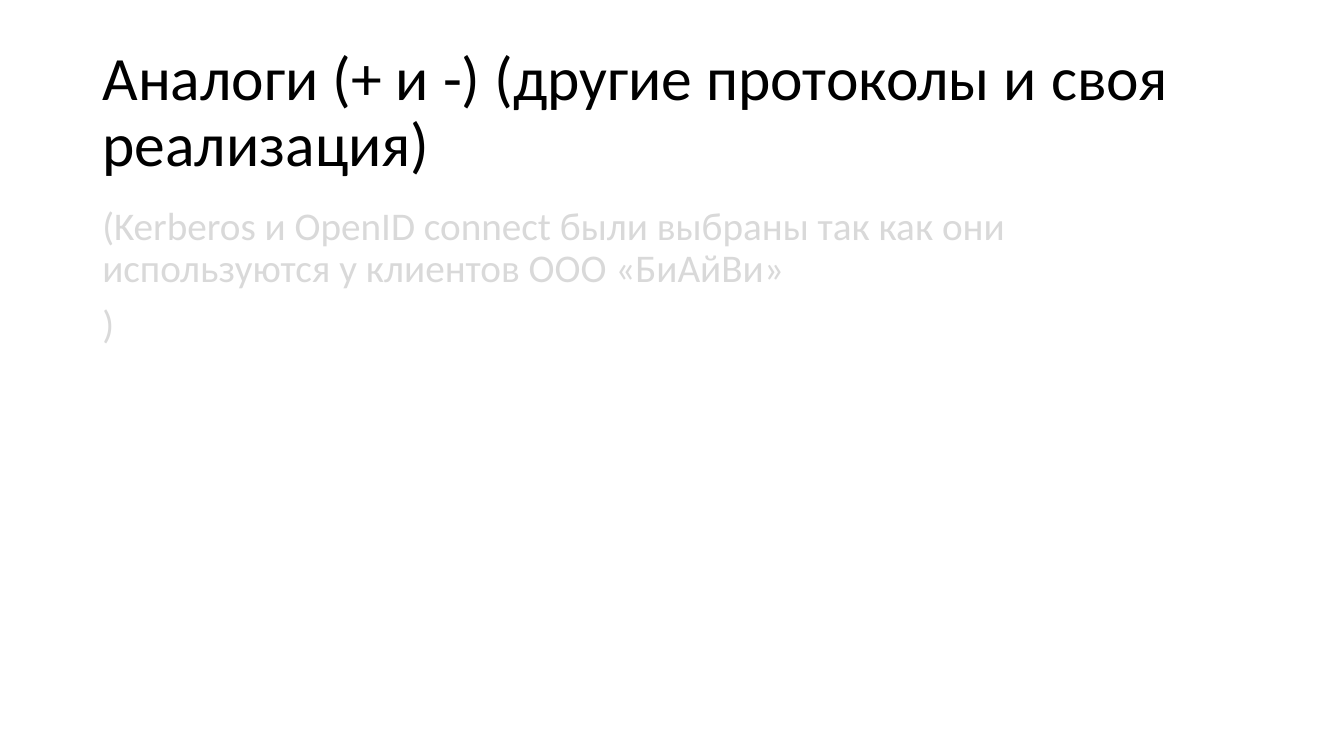
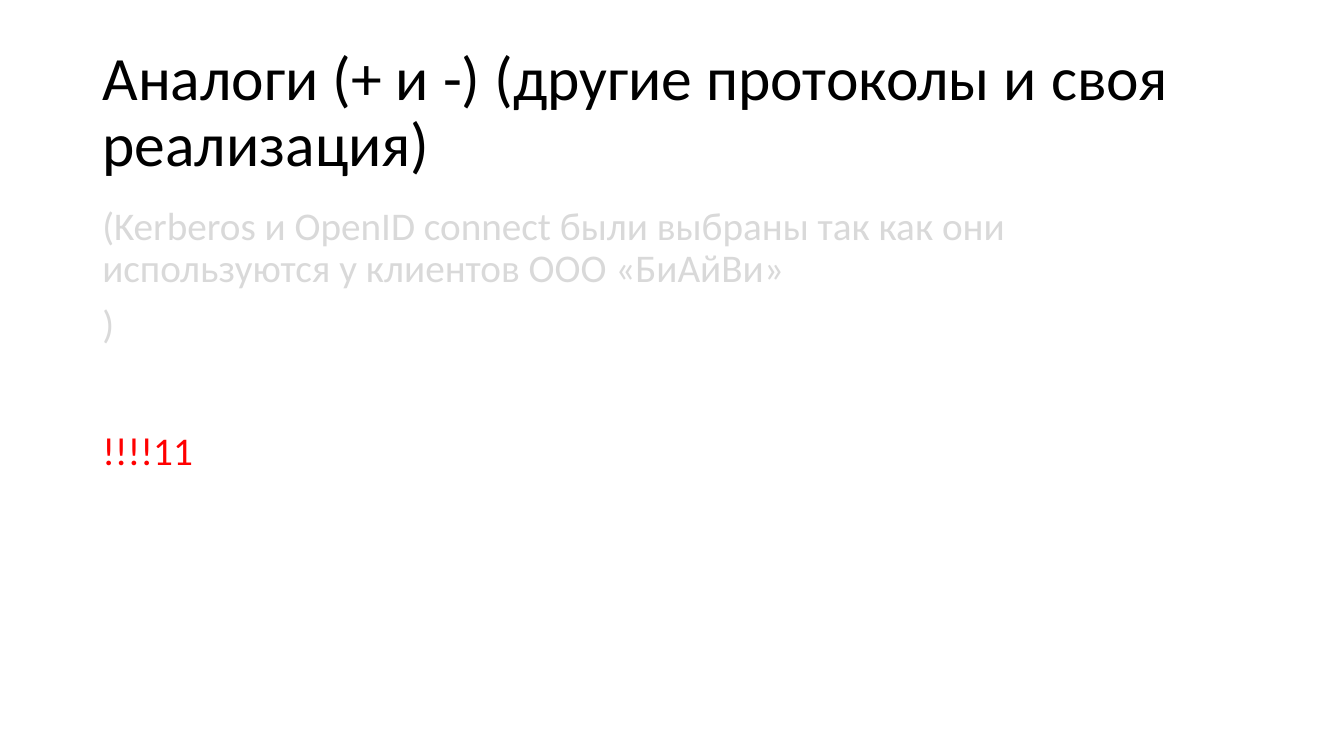
Before and after one commit to KozinOleg97/diplom, a slide deck: slide 12 of Vkr_p2.ppt. Drawn at 1344x756 pixels with LibreOffice and Linux fonts; fonts in the diff are those of the drawing. Boxes give left, top, right and bottom in pixels: in the first picture for what was removed or moved away, otherwise in the second. Text is boxed around its words. In the diff, an @@ line names an element or a change of style, - is before the commit and + after.

```diff
--- a/Vkr_p2.ppt
+++ b/Vkr_p2.ppt
@@ text at box(102, 438, 193, 466): text changed; text colour #D9D9D9 to #FF0000 @@
-)
+)
+!!!!11
```
Also in this commit, not shown: 4 other slides changed, 1 slide added, 1 slide removed.
